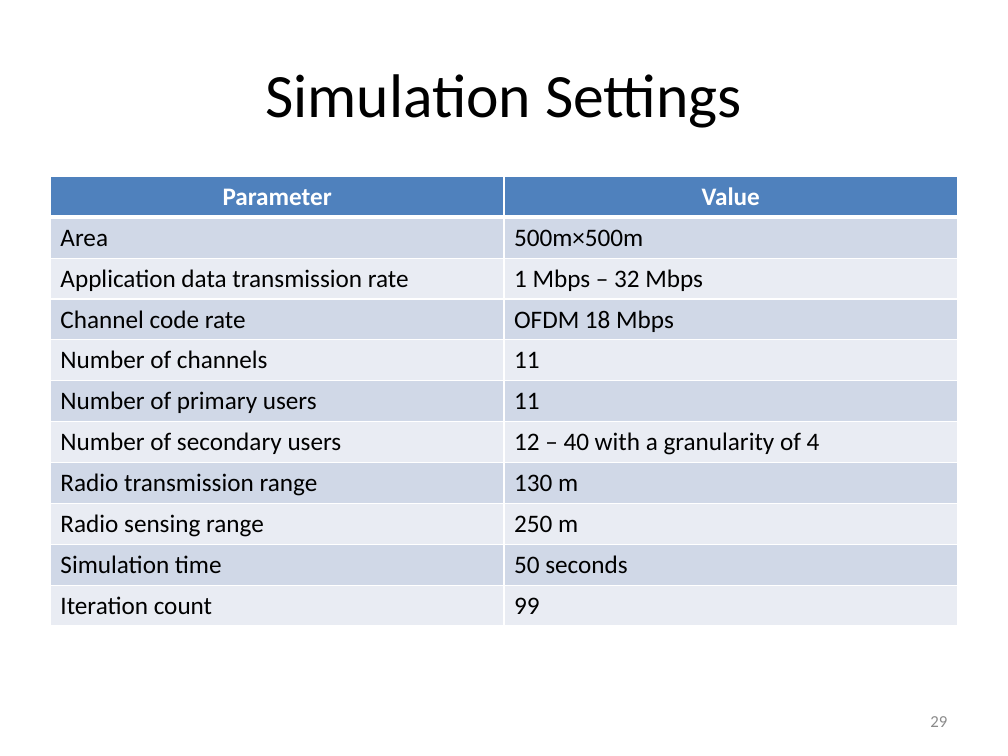
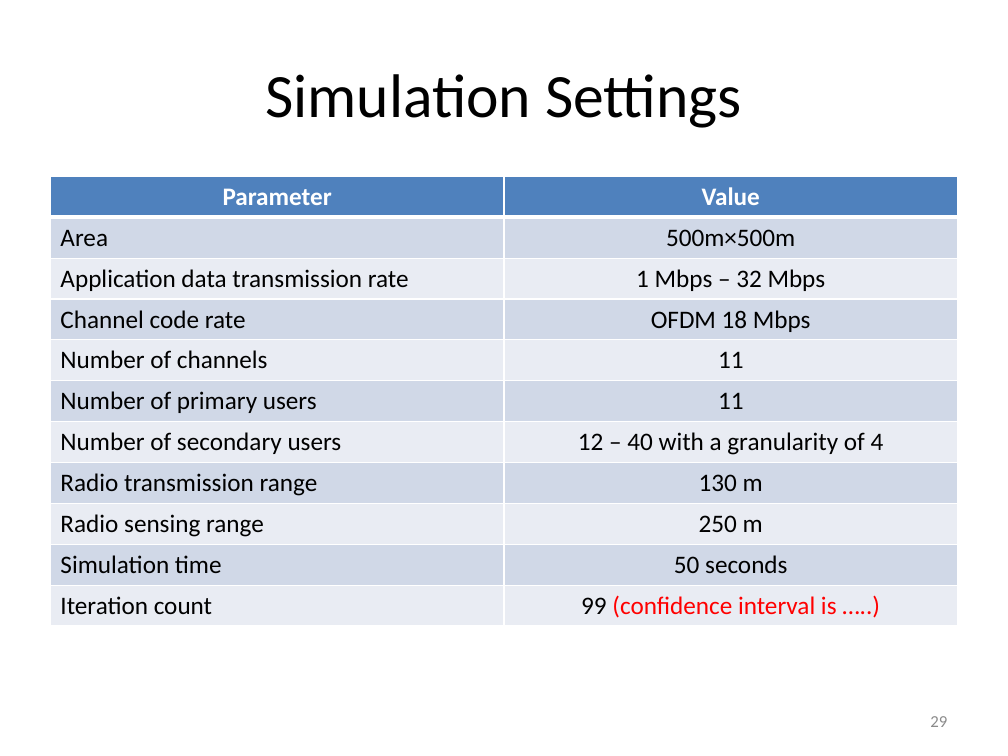
Before and after one commit to takhandipu/MSThesisPresentation, a slide deck: slide 29 of draft.pptx. Drawn at 1008x756 pixels with LibreOffice and Linux fonts; fonts in the diff are those of the drawing. Boxes give left, top, right and bottom in pixels: in the first picture for what was removed or moved away, otherwise in the second. Text is boxed around its words. In the diff, an @@ line names an element or a change of style, - is before the commit and + after.

Commit message:
Sir's reviews are added apart from confidence interval.

```diff
--- a/draft.pptx
+++ b/draft.pptx
@@ table at [50, 176, 958, 626] @@
-row 11, column 2: 99
+row 11, column 2: 99 (confidence interval is …..)
@@ alignment left to centre @@
```
Also in this commit, not shown: 17 other slides changed, 1 slide added, 1 other file.
